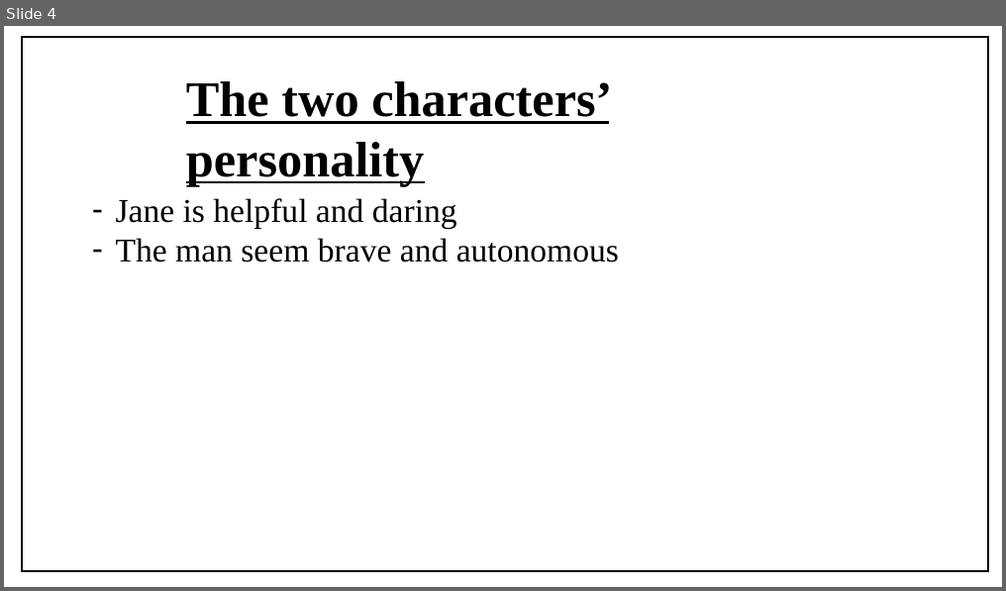
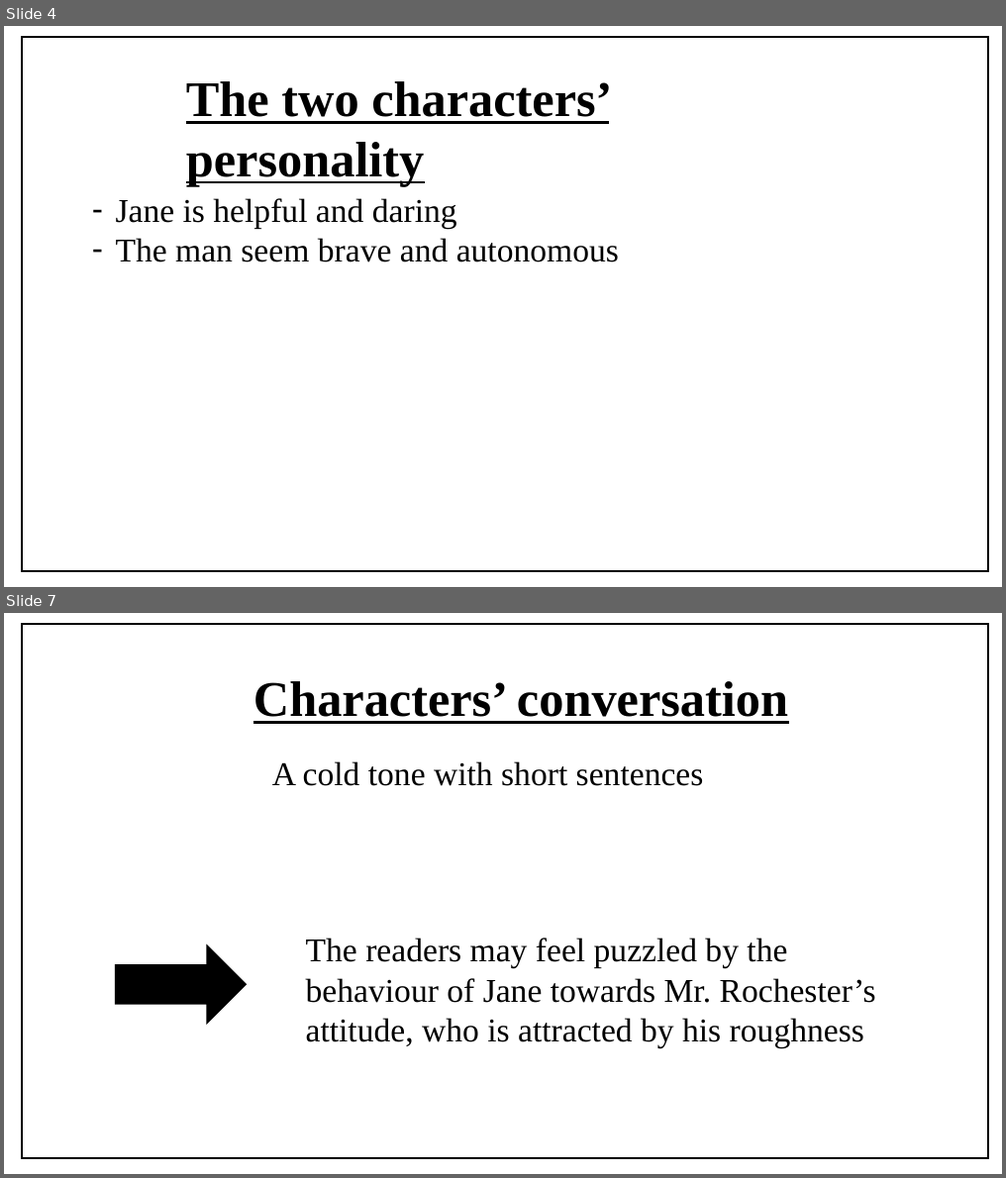
Before and after one commit to KerNioZz/LLCE, a slide deck: Chapter 12 - First meeting with Mr Rochester.pptx. Shown one above the other, each under a label of ours: slide 4 before the commit, slides 4 and 7 after it; the slides between them are not shown. The pictures are 1006x591 and 1006x1178 pixels, drawn with LibreOffice and Linux fonts; fonts in the diff are those of the drawing; background and template pictures are left out. Boxes give left, top, right and bottom in pixels: in the first picture for what was removed or moved away, otherwise in the second. Text is boxed around its words. In the diff, an @@ line names an element or a change of style, - is before the commit and + after.

```diff
--- a/Chapter 12 - First meeting with Mr Rochester.pptx
+++ b/Chapter 12 - First meeting with Mr Rochester.pptx
@@ slide 7 added at <box>4,613,1002,1174</box>, background picture (left out) @@
@@ rectangle added at <box>22,624,988,1159</box>, outline #000000 1.5 pt @@
@@ text added at <box>253,681,788,724</box>, 48 pt, text #000000, bold, underline @@
+Characters’ conversation
@@ text added at <box>272,761,704,786</box>, 32 pt, text #000000 @@
+A cold tone with short sentences
@@ text added at <box>306,938,876,1049</box>, 32 pt, text #000000 @@
+The readers may feel puzzled by the behaviour of Jane towards Mr. Rochester’s attitude, who is attracted by his roughness
@@ right arrow added at <box>116,946,247,1023</box>, fill #000000, outline #000000 1 pt @@
```
Also in this commit, not shown: 3 other slides added.
